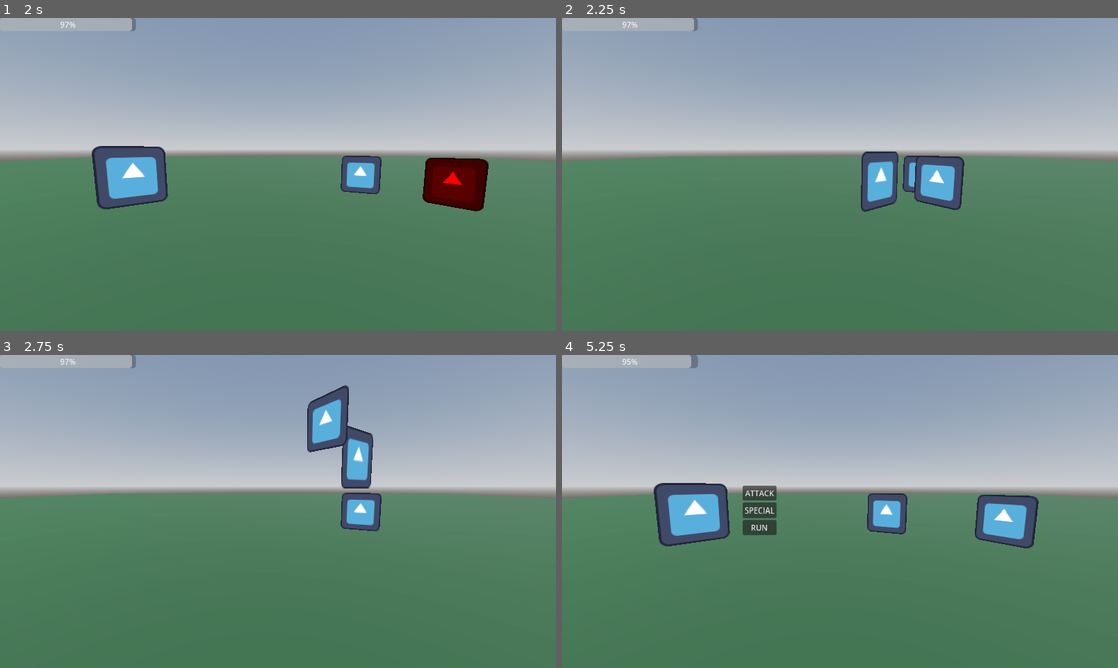
Above: before the commit, frames 1-4 (two rows, left to right).
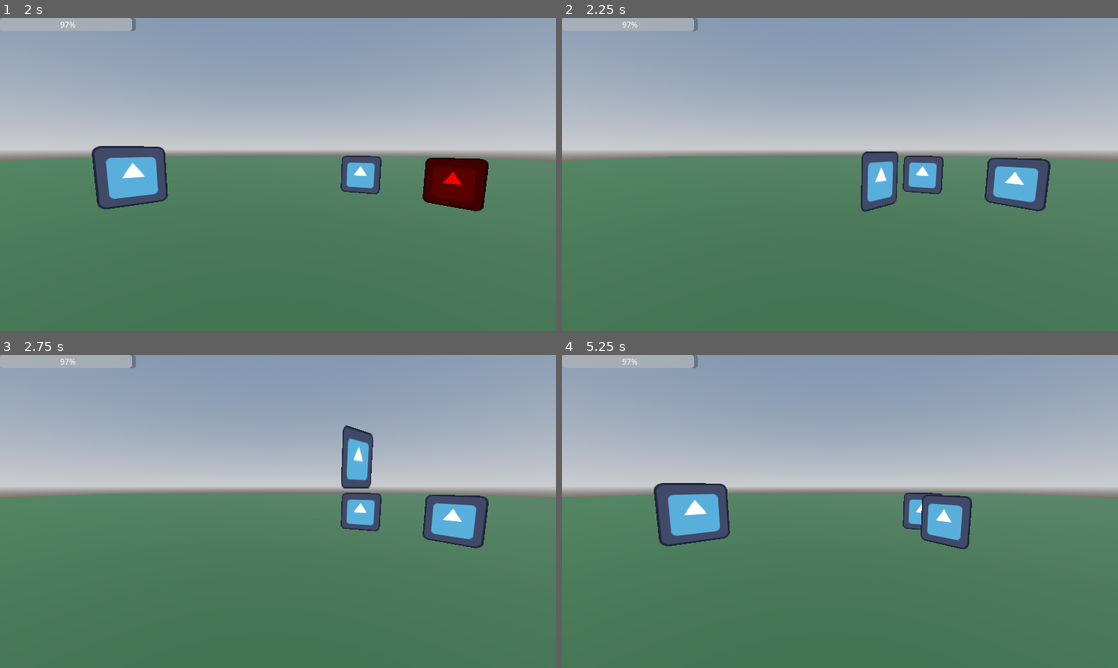
Above: after the commit, the same moments.

Repository: pollution0504/diceGame
Game: Godot game, scene res://Combat/battle_scene.tscn
Two runs of this game, one before a commit and one after it. Both use one fixed random seed, a clock stepped at 60 frames per second and the inputs below. The project has no main scene, so this scene is started directly. The engine's default icon, where the game draws it, is replaced by a stand-in: a white triangle on a blue panel in a dark square.
Inputs:
- Up to frame 1 (2 s): tap Enter (ui_accept) at 0.5, 0.77 s; hold D (right) 0.53-1.25 s; click "ATTACK" at 1.25 s
- Up to frame 2 (2.25 s): tap Enter (ui_accept) at 2 s; hold A (left) from 2.03 s (still down)
- Up to frame 3 (2.75 s): keep holding A (left); tap Enter (ui_accept) at 2.27 s
- Up to frame 4 (5.25 s): release A (left) at 2.78 s; hold D (right) 2.78-4.28 s; tap Enter (ui_accept) at 3.77, 4.52 s; hold A (left) from 4.28 s (still down)

Frame 1 is identical in both runs. In frame 2, 2.9% of the frame differs, in the area x 63-88%, y 44-62%; in frame 3, 3.0%; in frame 4, 5.2%, in the area x 11-86%, y 0-63%.

Commit message:
player moves first

Diff:
--- a/Combat/battle_scene.gd
+++ b/Combat/battle_scene.gd
@@ -42,6 +42,7 @@
 
 func start_battle():
 	current_turn = TURNS.ALLIES
+	turn_queue = [player] # Add allies here too
 	advance_turn()
 
 func advance_turn():
